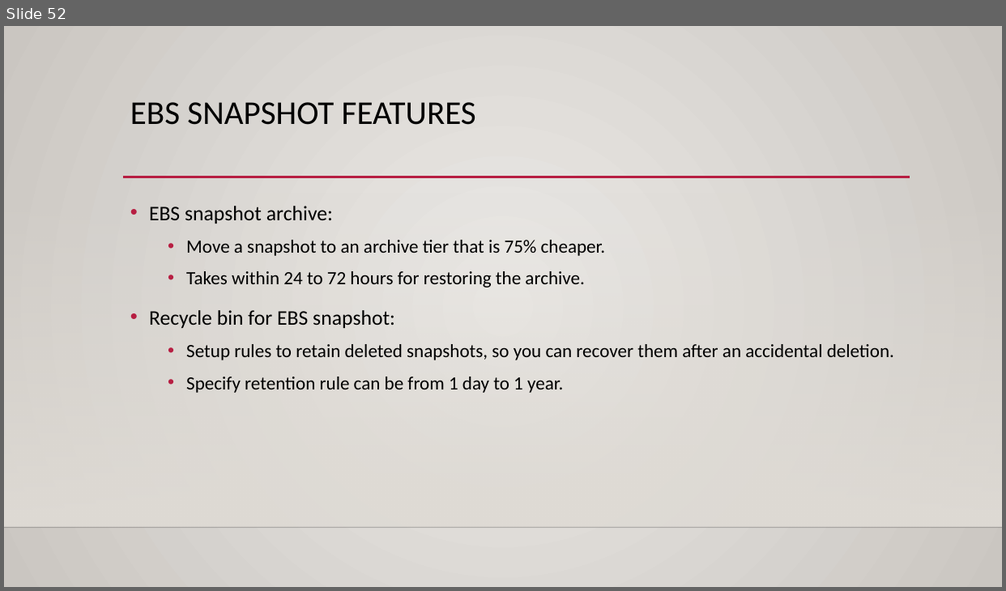
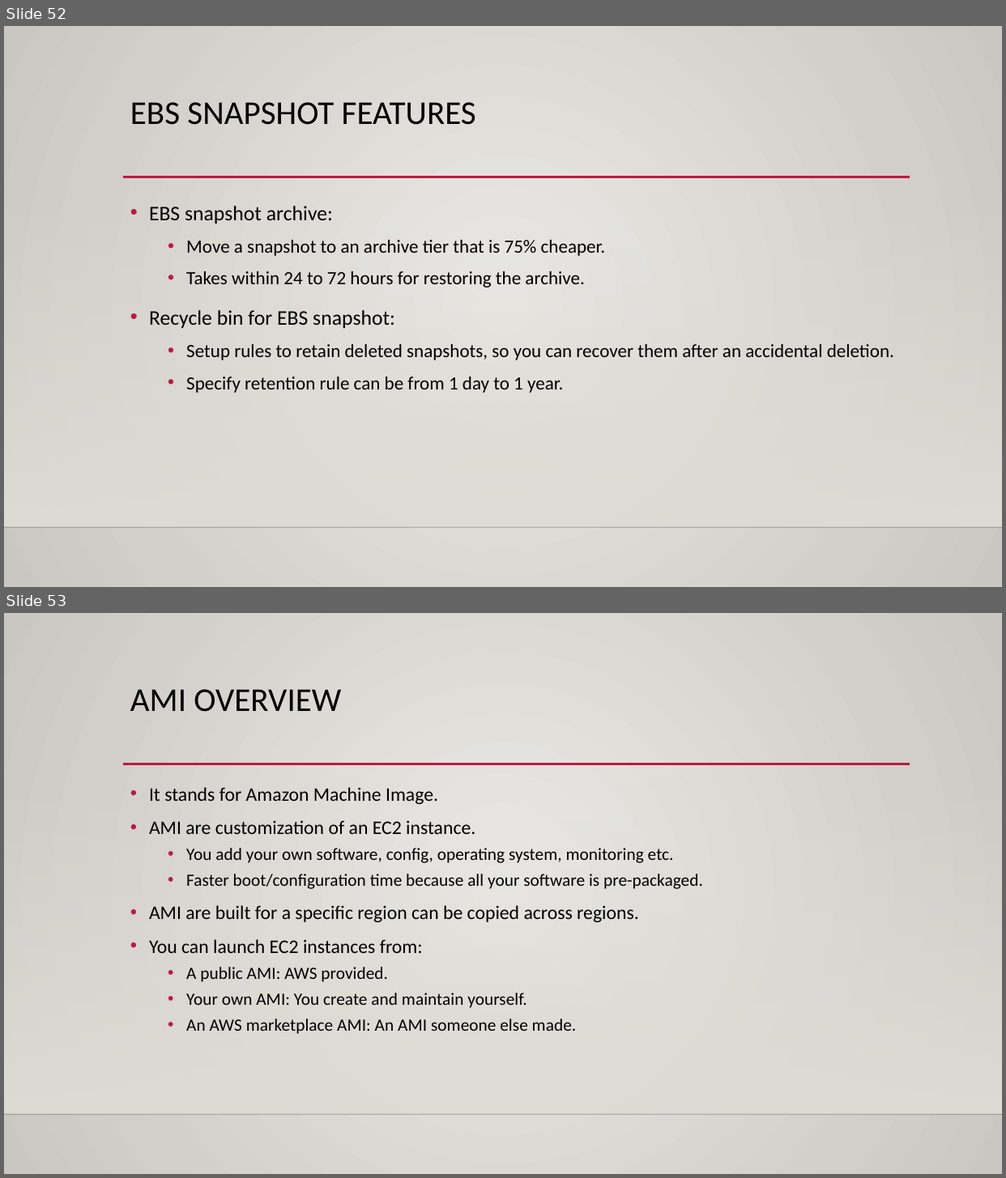
Before and after one commit to kushalnaidu007/AWS-Solution-Architect, a slide deck: AWS-SAA.pptx. Shown one above the other, each under a label of ours: slide 52 before the commit, slides 52 and 53 after it. The pictures are 1006x591 and 1006x1178 pixels, drawn with LibreOffice and Linux fonts; fonts in the diff are those of the drawing; background and template pictures are left out. Boxes give left, top, right and bottom in pixels: in the first picture for what was removed or moved away, otherwise in the second. Text is boxed around its words. In the diff, an @@ line names an element or a change of style, - is before the commit and + after.

```diff
--- a/AWS-SAA.pptx
+++ b/AWS-SAA.pptx
@@ slide 53 added at <box>4,613,1002,1174</box>, background gradient #ECEAE7 to #CAC7C1; not listed: 3 template elements that a slide beside it also shows @@
@@ title added at <box>130,689,341,712</box>, 32 pt, text #000000 @@
+AMI OVERVIEW
@@ text added at <box>149,787,703,1034</box>, 16.6 pt, text #000000 @@
+• It stands for Amazon Machine Image.
+• AMI are customization of an EC2 instance.
+  • You add your own software, config, operating system, monitoring etc.
+  • Faster boot/configuration time because all your software is pre-packaged.
+• AMI are built for a specific region can be copied across regions.
+• You can launch EC2 instances from:
+  • A public AMI: AWS provided.
+  • Your own AMI: You create and maintain yourself.
+  • An AWS marketplace AMI: An AMI someone else made.
```
Also in this commit, not shown: 26 other slides added.
